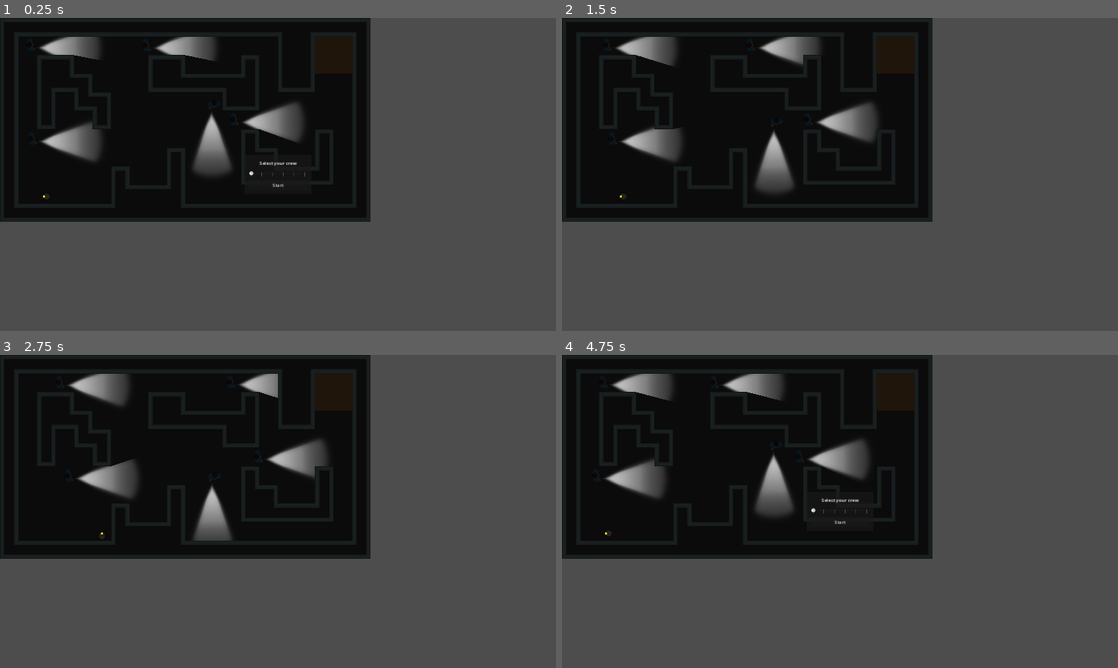
Above: before the commit, frames 1-4 (two rows, left to right).
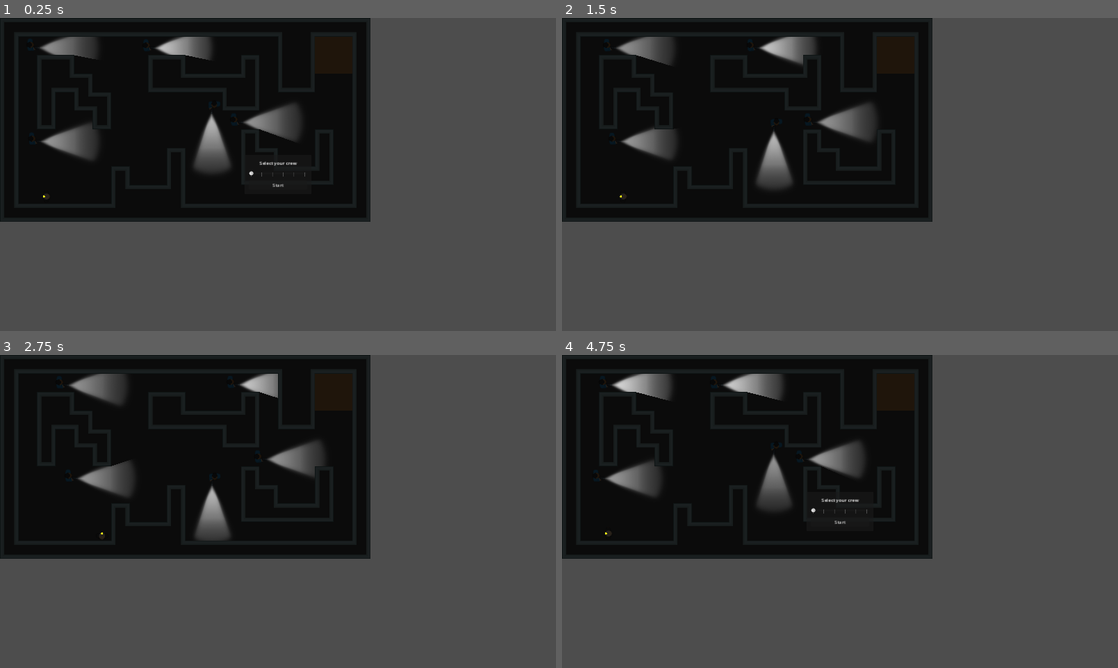
Above: after the commit, the same moments.

Repository: stesim/stammheim
Game: Godot game, scene res://sandbox.tscn
The game is run twice, just before and just after one commit, with the same random seed, the same clock (stepped at 60 frames per second) and the same inputs.
Inputs:
- Up to frame 1 (0.25 s): no input
- Up to frame 2 (1.5 s): click "Start" at 0.5 s; hold D (p0.move_right) from 1.28 s (still down); hold Tab (p0.switch_character) from 1.28 s (still down)
- Up to frame 3 (2.75 s): release D (p0.move_right) at 2.03 s; release Tab (p0.switch_character) at 2.03 s; hold S (p0.move_down) from 2.03 s (still down); tap End (p1.switch_character) at 2.1 s
- Up to frame 4 (4.75 s): release S (p0.move_down) at 2.78 s; hold D (p0.move_right) 2.78-3.53 s; hold Tab (p0.switch_character) 2.78-3.53 s; hold W (p0.move_up) 3.53-4.25 s; tap End (p1.switch_character) at 3.6 s; click "Restart" at 4.25 s

The runs differ from the first frame. In frame 1, 1.1% of the frame differs, in the area x 7-52%, y 6-44%; in frame 2, 1.3%; in frame 3, 1.2%; in frame 4, 1.5%, in the area x 8-55%, y 27-52%.

Commit message:
added walk animation to guards

Diff:
--- a/guard.gd
+++ b/guard.gd
@@ -1,4 +1,24 @@
 extends CharacterBody2D
+
+
+const DEFAULT_SPEED := 64.0
+
+
+@export var speed := 64.0 :
+	set(value):
+		if value == speed:
+			return
+		speed = value
+		if _animation_player:
+			_animation_player.speed_scale = speed / DEFAULT_SPEED
+
+
+@onready var _light : PointLight2D = %light
+@onready var _animation_player : AnimationPlayer = %animation_player
+
+
+func _ready() -> void:
+	_light.energy += randf_range(-0.75, 0.25)
 
 
 func _on_view_area_body_entered(body : Node2D) -> void:
--- a/guard.tscn
+++ b/guard.tscn
@@ -6,6 +6,93 @@
 
 [sub_resource type="CapsuleShape2D" id="CapsuleShape2D_wosuh"]
 height = 44.0
+
+[sub_resource type="Animation" id="Animation_gujem"]
+length = 0.001
+tracks/0/type = "value"
+tracks/0/imported = false
+tracks/0/enabled = true
+tracks/0/path = NodePath("light:texture_scale")
+tracks/0/interp = 1
+tracks/0/loop_wrap = true
+tracks/0/keys = {
+"times": PackedFloat32Array(0),
+"transitions": PackedFloat32Array(1),
+"update": 0,
+"values": [0.25]
+}
+tracks/1/type = "value"
+tracks/1/imported = false
+tracks/1/enabled = true
+tracks/1/path = NodePath("sprite:scale")
+tracks/1/interp = 1
+tracks/1/loop_wrap = true
+tracks/1/keys = {
+"times": PackedFloat32Array(0),
+"transitions": PackedFloat32Array(1),
+"update": 0,
+"values": [Vector2(1, 1)]
+}
+tracks/2/type = "value"
+tracks/2/imported = false
+tracks/2/enabled = true
+tracks/2/path = NodePath("light:offset")
+tracks/2/interp = 1
+tracks/2/loop_wrap = true
+tracks/2/keys = {
+"times": PackedFloat32Array(0),
+"transitions": PackedFloat32Array(1),
+"update": 0,
+"values": [Vector2(128, 0)]
+}
+
+[sub_resource type="Animation" id="Animation_pyi4e"]
+resource_name = "walk"
+length = 0.800003
+loop_mode = 1
+step = 0.0333333
+tracks/0/type = "value"
+tracks/0/imported = false
+tracks/0/enabled = true
+tracks/0/path = NodePath("light:texture_scale")
+tracks/0/interp = 1
+tracks/0/loop_wrap = true
+tracks/0/keys = {
+"times": PackedFloat32Array(0, 0.4, 0.8),
+"transitions": PackedFloat32Array(1, 1, 1),
+"update": 0,
+"values": [0.25, 0.23, 0.25]
+}
+tracks/1/type = "value"
+tracks/1/imported = false
+tracks/1/enabled = true
+tracks/1/path = NodePath("sprite:scale")
+tracks/1/interp = 1
+tracks/1/loop_wrap = true
+tracks/1/keys = {
+"times": PackedFloat32Array(0, 0.4, 0.8),
+"transitions": PackedFloat32Array(1, 1, 1),
+"update": 0,
+"values": [Vector2(1, 1), Vector2(0.94, 0.94), Vector2(1, 1)]
+}
+tracks/2/type = "value"
+tracks/2/imported = false
+tracks/2/enabled = true
+tracks/2/path = NodePath("light:offset")
+tracks/2/interp = 1
+tracks/2/loop_wrap = true
+tracks/2/keys = {
+"times": PackedFloat32Array(0, 0.4, 0.8),
+"transitions": PackedFloat32Array(1, 1, 1),
+"update": 0,
+"values": [Vector2(128, 0), Vector2(118, 0), Vector2(128, 0)]
+}
+
+[sub_resource type="AnimationLibrary" id="AnimationLibrary_rfssj"]
+_data = {
+"RESET": SubResource("Animation_gujem"),
+"walk": SubResource("Animation_pyi4e")
+}
 
 [node name="guard" type="CharacterBody2D"]
 collision_layer = 0
@@ -31,6 +118,7 @@
 polygon = PackedVector2Array(0, 0, 192, 64, 192, -64)
 
 [node name="light" type="PointLight2D" parent="."]
+unique_name_in_owner = true
 position = Vector2(24, 10)
 scale = Vector2(1, 0.703125)
 energy = 2.5
@@ -39,4 +127,11 @@
 offset = Vector2(128, 0)
 texture_scale = 0.25
 
+[node name="animation_player" type="AnimationPlayer" parent="."]
+unique_name_in_owner = true
+autoplay = "walk"
+libraries = {
+"": SubResource("AnimationLibrary_rfssj")
+}
+
 [connection signal="body_entered" from="view_area" to="." method="_on_view_area_body_entered"]
--- a/sandbox.tscn
+++ b/sandbox.tscn
@@ -88,40 +88,34 @@
 position = Vector2(-1.34824, -2.79692)
 scale = Vector2(1.00319, 1.02769)
 curve = SubResource("Curve2D_b7sg7")
-speed = 64.0
 
 [node name="walking_guard2" parent="." instance=ExtResource("2_qglee")]
 position = Vector2(-1.34824, -2.79692)
 scale = Vector2(1.00319, 1.02769)
 curve = SubResource("Curve2D_a1i1x")
-speed = 64.0
 go_back = true
 
 [node name="walking_guard3" parent="." instance=ExtResource("2_qglee")]
 position = Vector2(-1.34824, -2.79692)
 scale = Vector2(1.00319, 1.02769)
 curve = SubResource("Curve2D_gt1pl")
-speed = 64.0
 go_back = true
 
 [node name="walking_guard4" parent="." instance=ExtResource("2_qglee")]
 position = Vector2(-1.34824, -2.79692)
 scale = Vector2(1.00319, 1.02769)
 curve = SubResource("Curve2D_rhw52")
-speed = 64.0
 
 [node name="walking_guard5" parent="." instance=ExtResource("2_qglee")]
 position = Vector2(-1.34824, -2.79692)
 scale = Vector2(1.00319, 1.02769)
 curve = SubResource("Curve2D_m80gh")
-speed = 64.0
 go_back = true
 
 [node name="escape_area" parent="." instance=ExtResource("4_5ito0")]
-position = Vector2(1160, 104)
+position = Vector2(1152, 128)
 
 [node name="escape_area_shape" type="CollisionShape2D" parent="escape_area"]
-position = Vector2(-8, 23)
 shape = SubResource("RectangleShape2D_x5w6x")
 
 [node name="prisoner" parent="." instance=ExtResource("3_t6lhf")]
--- a/walking_guard.gd
+++ b/walking_guard.gd
@@ -1,29 +1,37 @@
 extends Path2D
 
 
-@export var speed := 32.0
+@export var speed := 64.0
+
 @export var go_back := false
 
 @onready var _follow : PathFollow2D = %follow
 @onready var _guard : CharacterBody2D = %follow/guard
 
+
 var rng = RandomNumberGenerator.new()
 var direction := 1.0
 var sleeping := 0.0
-var  rnd_speed := 1.0
+var rnd_speed := 1.0
+
 
 func _ready():
+	speed = speed
+
 	_follow.loop = !go_back
 	rnd_speed = rng.randf_range(0.5, 2.0)
+
 
 func _physics_process(delta : float) -> void:
 	sleeping -= delta
 	if sleeping <= -5.0:
 		sleeping = rng.randf_range(-5.0, 5.0)
 	if sleeping > 0.0:
+		_guard.speed = 0.0
 		return
 
-	_follow.progress += direction * delta * speed * rnd_speed
+	_guard.speed = speed * rnd_speed
+	_follow.progress += direction * delta * _guard.speed
 	if _follow.progress_ratio >= 1.0 and go_back:
 		direction *= -1.0
 		_guard.rotation += PI
Not shown: 1 places in guard.tscn that only renumber resources
